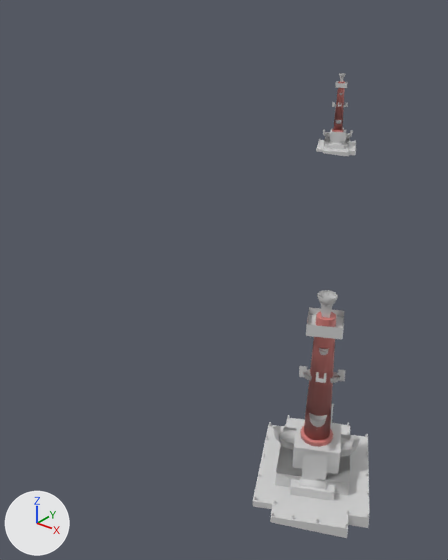
What one commit did to the COLLADA model Maps/rostr.dae.
The view is the same before and after, from a camera (50 mm lens) standing at (13.7, -12.0, 6.6) and looking at (3.4, 0.8, -1.4). Lighting does not change. The marker at lower left points along +X, +Y and +Z. Where no turn or scale is listed for an object, it has been applied to the vertices. Vertices at the same position are counted once.

Before the edit, the objects in view are built like this:
```python
me_mesh45__________3_1_model_002 = bpy.data.meshes.new('Mesh45 _________3_1 Model.002')
me_mesh45__________3_1_model_002.from_pydata(...)  # 1372 vertices, 2036 faces; spans x -0.9..11.2, y -6.5..14.2, z -0.6..2.9
me_mesh45__________3_1_model_002.materials.append(mat_material_007)  # light grey #d1d1d1
me_mesh46________01_4_1_model_002 = bpy.data.meshes.new('Mesh46 _______01_4_1 Model.002')
me_mesh46________01_4_1_model_002.from_pydata(...)  # 228 vertices, 448 faces; spans x 0.0..10.3, y -5.5..13.1, z 0.2..2.6
me_mesh46________01_4_1_model_002.materials.append(mat_material_008)  # pink #d17d77
ob_mesh45__________3_1_model_002 = bpy.data.objects.new('Mesh45__________3_1_Model_002', me_mesh45__________3_1_model_002)
ob_mesh45__________3_1_model_002.location = (0.0, 0.0, 0.0)
ob_mesh46________01_4_1_model_002 = bpy.data.objects.new('Mesh46________01_4_1_Model_002', me_mesh46________01_4_1_model_002)
ob_mesh46________01_4_1_model_002.location = (0.0, 0.0, 0.0)
```
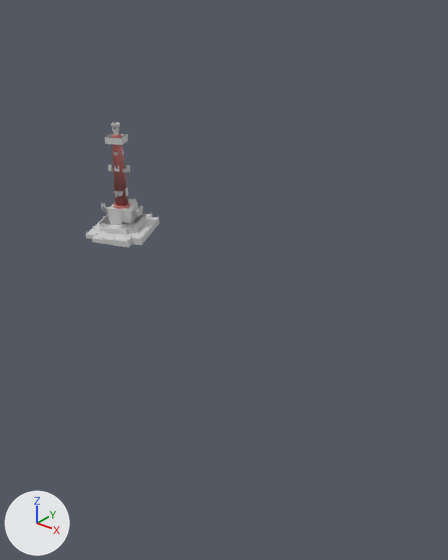
Changed parts and their boxes [x1, y1, x2, y2] in the pictures (448 x 560 px; the box of a moved part takes in the faces that stretch with it):
'Mesh45__________3_1_Model_002', reshaped (37% narrower, 73% shorter): before [253, 73, 369, 538]; after [86, 122, 159, 248]
'Mesh46________01_4_1_Model_002', reshaped (59% narrower, 79% shorter): before [300, 81, 345, 447]; after [112, 134, 130, 209]
part 1 of me_mesh45__________3_1_model_002, moved or reshaped: before [325, 132, 330, 138]; after [104, 207, 109, 214]
part 2 of me_mesh45__________3_1_model_002, moved or reshaped: before [336, 120, 342, 124]; after [114, 191, 123, 197]
part 3 of me_mesh45__________3_1_model_002, moved or reshaped: before [335, 81, 348, 88]; after [105, 134, 128, 145]
part 4 of me_mesh45__________3_1_model_002, moved or reshaped: before [324, 137, 350, 149]; after [99, 213, 147, 233]
part 5 of me_mesh45__________3_1_model_002, moved or reshaped: before [330, 129, 346, 142]; after [108, 203, 138, 223]
part 6 of me_mesh45__________3_1_model_002, moved or reshaped: before [339, 73, 346, 77]; after [111, 122, 120, 129]
part 7 of me_mesh45__________3_1_model_002, deleted: before [253, 76, 369, 538]
part 8 of me_mesh45__________3_1_model_002, added: after [86, 127, 159, 248]
part 9 of me_mesh46________01_4_1_model_002, moved or reshaped: before [332, 81, 345, 132]; after [112, 134, 130, 209]
part 10 of me_mesh46________01_4_1_model_002, deleted (brown): before [300, 311, 336, 447]

What changed in the scene script:
```text
Change me_mesh45__________3_1_model_002:
    used by ob_mesh45__________3_1_model_002
    remove me_mesh45__________3_1_model_002.from_pydata(...)  # 1372 vertices, 2036 faces; spans x -0.9..11.2, y -6.5..14.2, z -0.6..2.9
    add me_mesh45__________3_1_model_002.from_pydata(...)  # 686 vertices, 1018 faces; spans x -0.9..1.4, y -1.4..1.2, z -0.4..2.9
    me_mesh45__________3_1_model_002 part 1: the loose piece of 15 vertices spanning x -0.3..0.0, y 12.6..12.9, z 0.1..0.4 is moved by (0.0, -13.0, 0.0)
    me_mesh45__________3_1_model_002 part 2: the loose piece of 15 vertices spanning x 0.2..0.4, y 12.6..12.9, z 0.8..1.0 is moved by (0.0, -13.0, 0.0)
    me_mesh45__________3_1_model_002 part 3: the loose piece of 15 vertices spanning x -0.1..0.6, y 12.5..13.2, z 2.4..2.6 is moved by (0.0, -13.0, 0.0)
    me_mesh45__________3_1_model_002 part 4: the loose piece of 8 vertices spanning x -0.5..1.0, y 12.2..13.6, z -0.2..0.1 is moved by (0.0, -13.0, 0.0)
    me_mesh45__________3_1_model_002 part 5: the loose piece of 8 vertices spanning x -0.2..0.7, y 12.4..13.4, z 0.1..0.5 is moved by (0.0, -13.0, 0.0)
    me_mesh45__________3_1_model_002 part 6: the loose piece of 25 vertices spanning x 0.1..0.4, y 12.7..13.0, z 2.8..2.9 is moved by (0.0, -13.0, 0.0)
    me_mesh45__________3_1_model_002 part 7: 90 loose pieces with 1048 vertices, spanning x -0.9..11.2, y -6.5..14.2, z -0.6..2.8, are deleted
    me_mesh45__________3_1_model_002 part 8: 362 vertices added at x -0.9..1.4, y -1.4..1.2, z -0.4..2.8
Change me_mesh46________01_4_1_model_002:
    where me_mesh46________01_4_1_model_002.from_pydata(...)  # 228 vertices, 448 faces; spans x 0.0..10.3, y -5.5..13.1, z 0.2..2.6
    used by ob_mesh46________01_4_1_model_002
    me_mesh46________01_4_1_model_002 part 9: the loose piece of 114 vertices spanning x 0.0..0.5, y 12.6..13.1, z 0.5..2.6 is moved by (0.0, -13.0, 0.0)
    me_mesh46________01_4_1_model_002 part 10: the loose piece of 114 vertices spanning x 9.8..10.3, y -5.5..-5.0, z 0.2..2.4 is deleted
```
